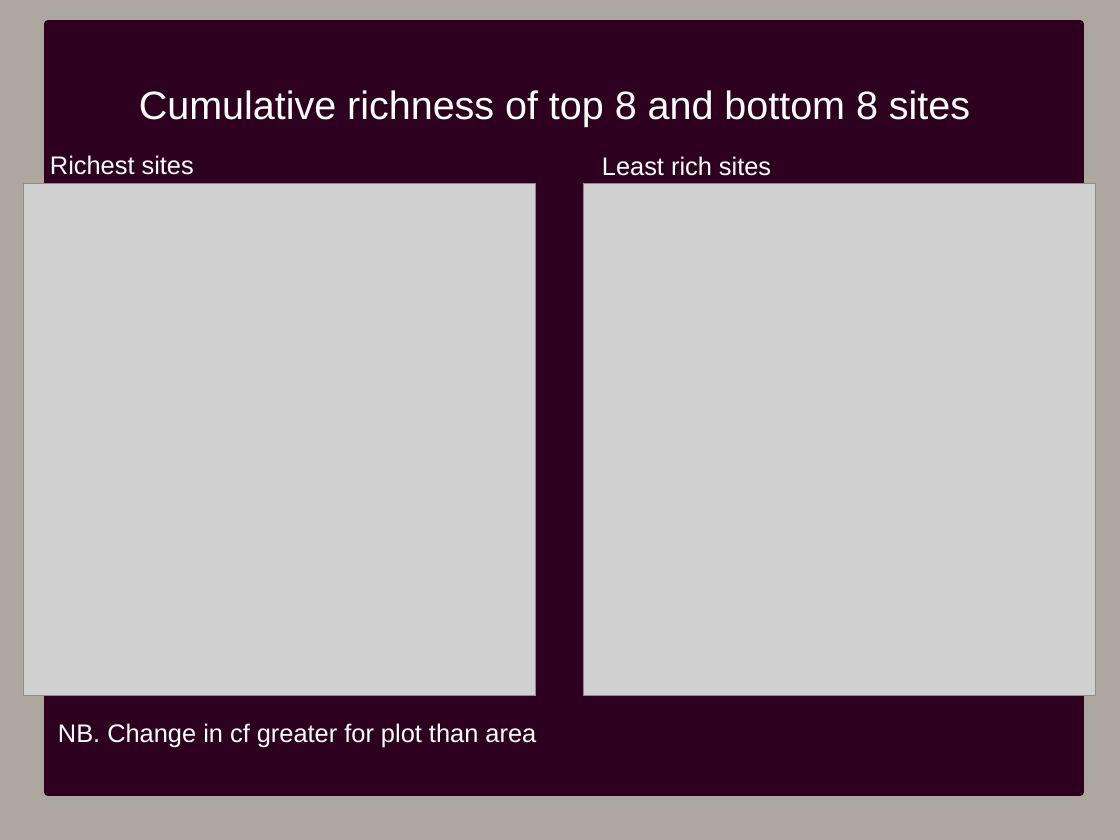
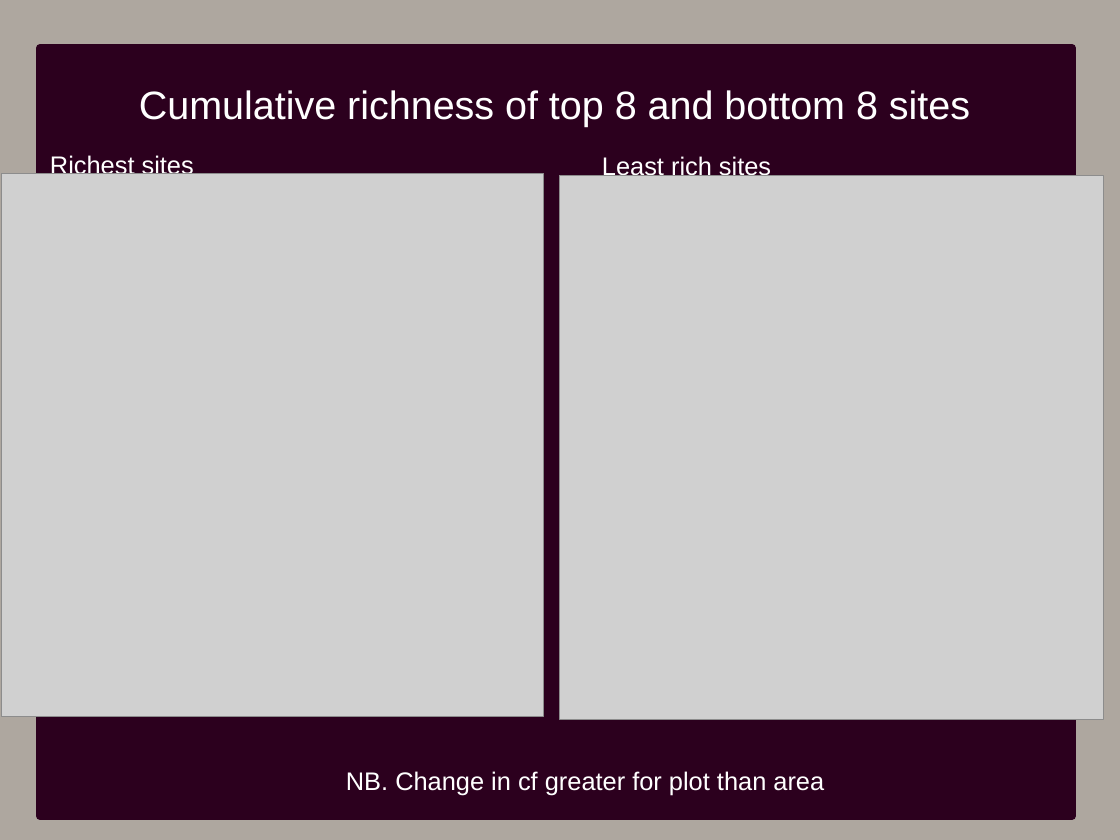
Before and after one commit to PetraGuy/CMEECourseWork, a slide deck: slide 6 of CMEEMainProject/Talk1.odp. Drawn at 1120x840 pixels with LibreOffice and Linux fonts; fonts in the diff are those of the drawing; grey boxes stand for pictures. Boxes give left, top, right and bottom in pixels: in the first picture for what was removed or moved away, otherwise in the second. Text is boxed around its words. In the diff, an @@ line names an element or a change of style, - is before the commit and + after.

```diff
--- a/CMEEMainProject/Talk1.odp
+++ b/CMEEMainProject/Talk1.odp
@@ rectangle: place and size @@
-rectangle at [48,24,1080,793]
+rectangle at [40,48,1072,816]
@@ picture: place and size @@
-picture at [24,184,537,696]
+picture at [2,174,545,717]
@@ picture: place and size @@
-picture at [584,184,1097,696]
+picture at [560,176,1104,720]
@@ text "NB. Change in cf greater ...": place and size @@
-text "NB. Change in cf greater ..." at [58,723,536,747]
+text "NB. Change in cf greater ..." at [346,771,824,795]
```
Also in this commit, not shown: 5 other slides changed, 2 slides added, 1 slide removed, 13 other files.
